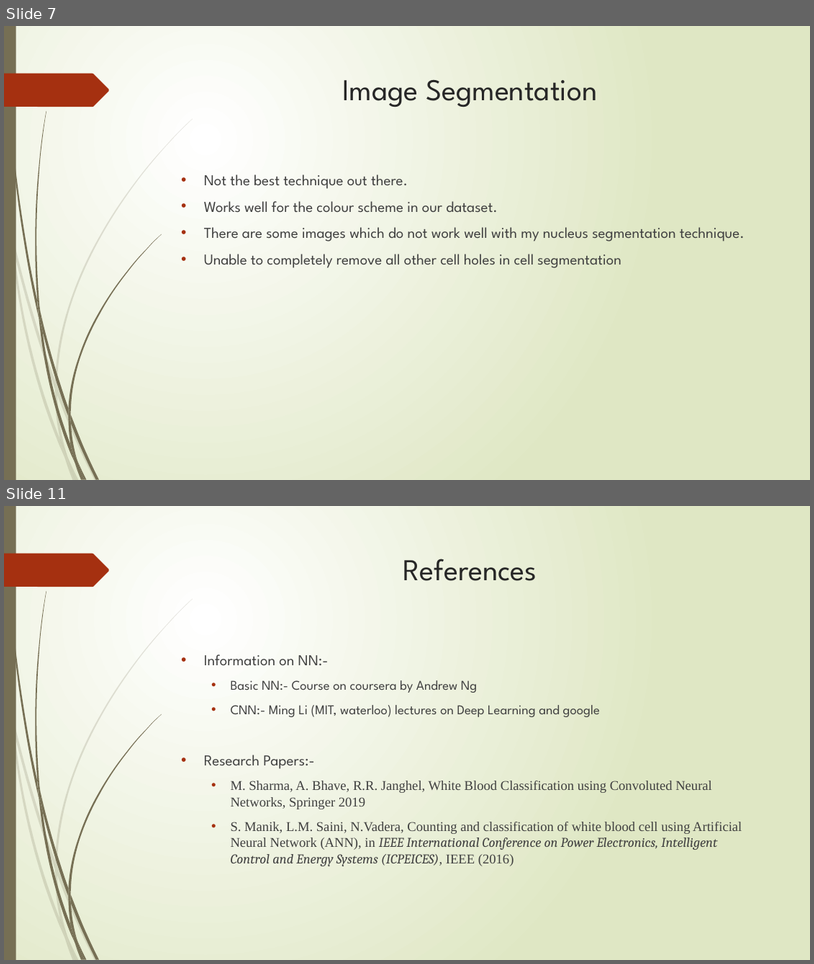
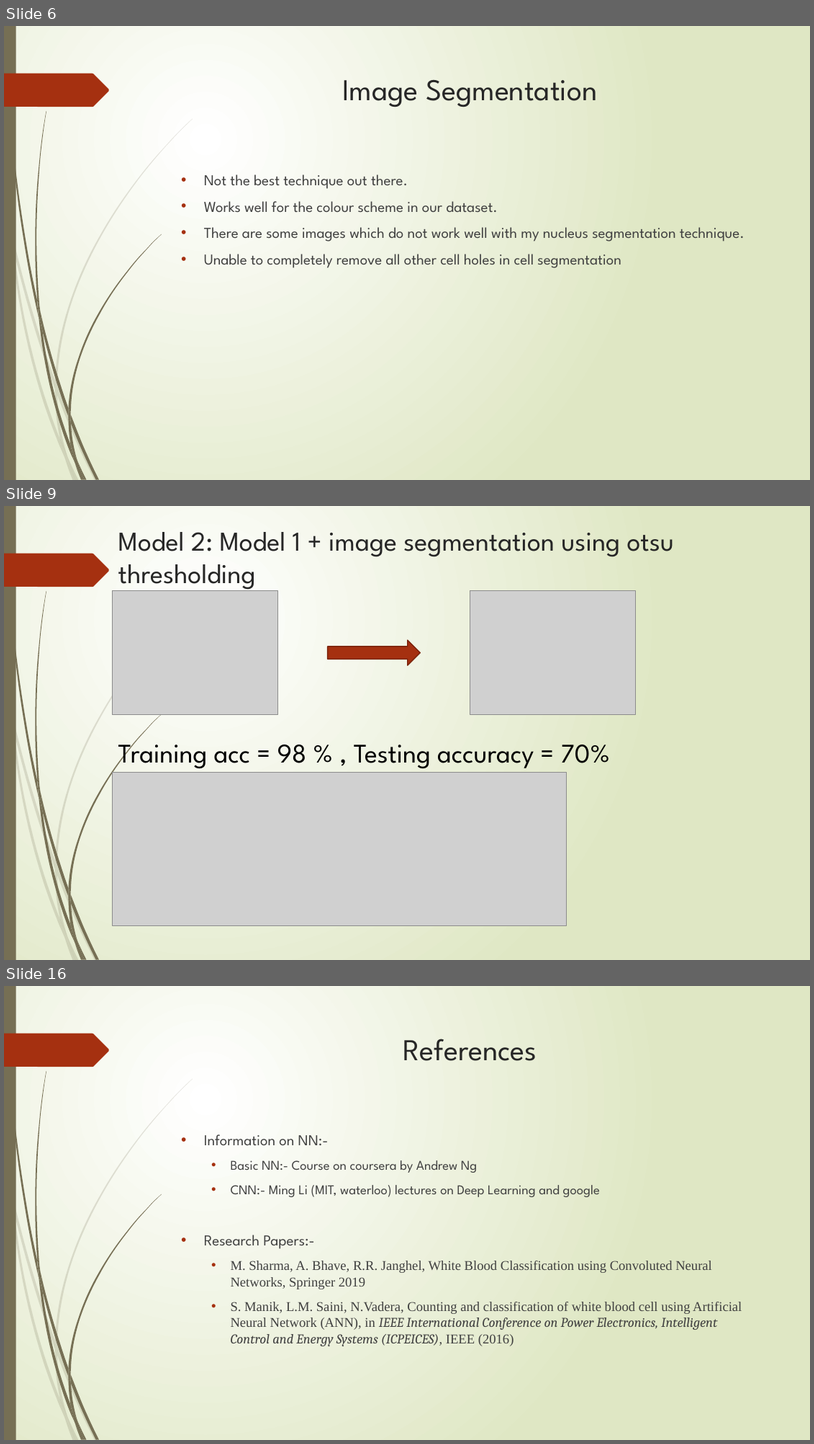
Before and after one commit to ShashankSaumya123/WBC-Classification, a slide deck: Presentation/Project Final.pptx. Shown one above the other, each under a label of ours: slides 7 and 11 before the commit, slides 6, 9 and 16 after it; the slides between them are not shown. The pictures are 814x964 and 814x1444 pixels, drawn with LibreOffice and Linux fonts; fonts in the diff are those of the drawing; grey boxes stand for pictures. Boxes give left, top, right and bottom in pixels: in the first picture for what was removed or moved away, otherwise in the second. Text is boxed around its words. In the diff, an @@ line names an element or a change of style, - is before the commit and + after.

```diff
--- a/Presentation/Project Final.pptx
+++ b/Presentation/Project Final.pptx
@@ slide 9 added at (x1=4, y1=506, x2=810, y2=960), background gradient #FFFFFF to #DFE8C4; not listed: 24 template elements that a slide beside it also shows @@
@@ title added at (x1=118, y1=532, x2=674, y2=592), 32.4 pt, text #262626 @@
+Model 2: Model 1 + image segmentation using otsu thresholding
@@ picture added at (x1=112, y1=591, x2=278, y2=715) @@
@@ picture added at (x1=471, y1=591, x2=636, y2=715) @@
@@ right arrow added at (x1=328, y1=641, x2=420, y2=666), fill #A53010, outline #7A240C 1.25 pt @@
@@ text added at (x1=118, y1=735, x2=610, y2=769), 32 pt, text #000000 @@
+Training acc = 98 % , Testing accuracy = 70%
@@ picture added at (x1=112, y1=772, x2=566, y2=926) @@
@@ what was slide 7 is now slide 6 @@
@@ what was slide 11 is now slide 16 @@
```
Also in this commit, not shown: 4 slides changed, 5 other slides added, 1 slide removed.
